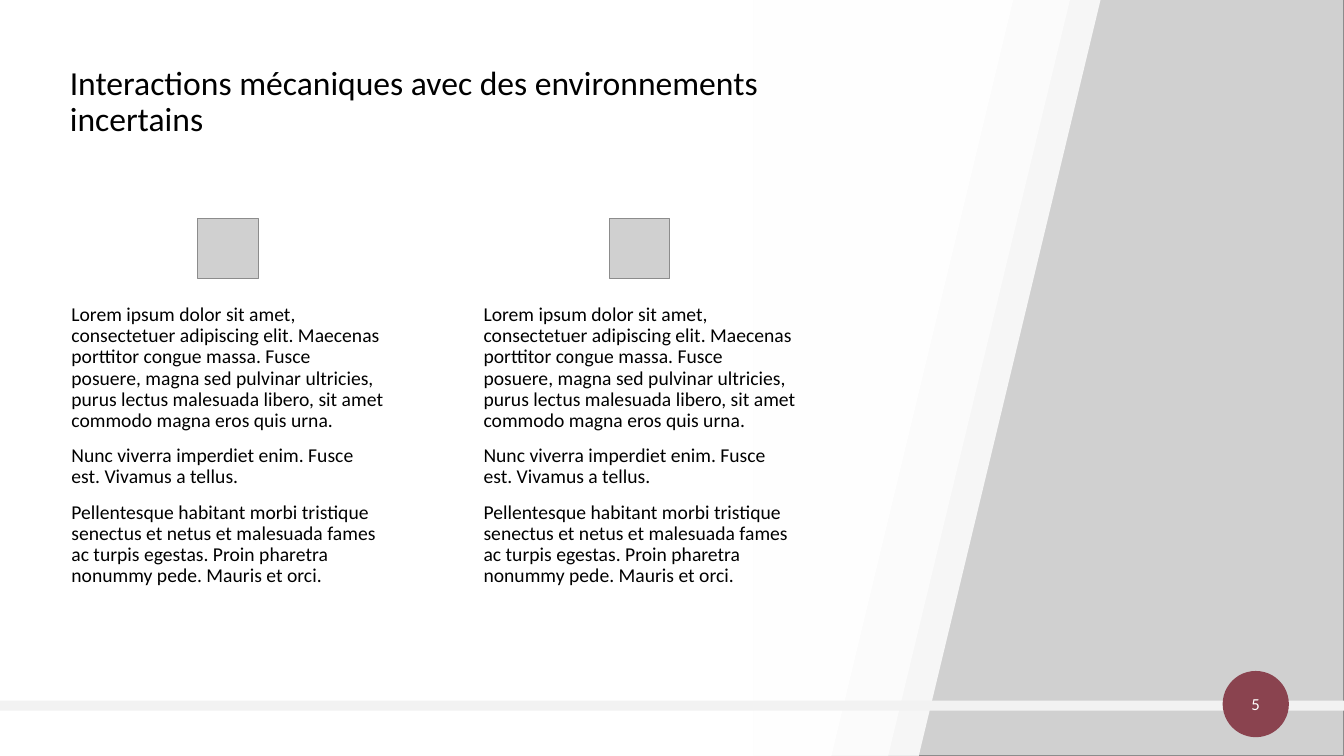
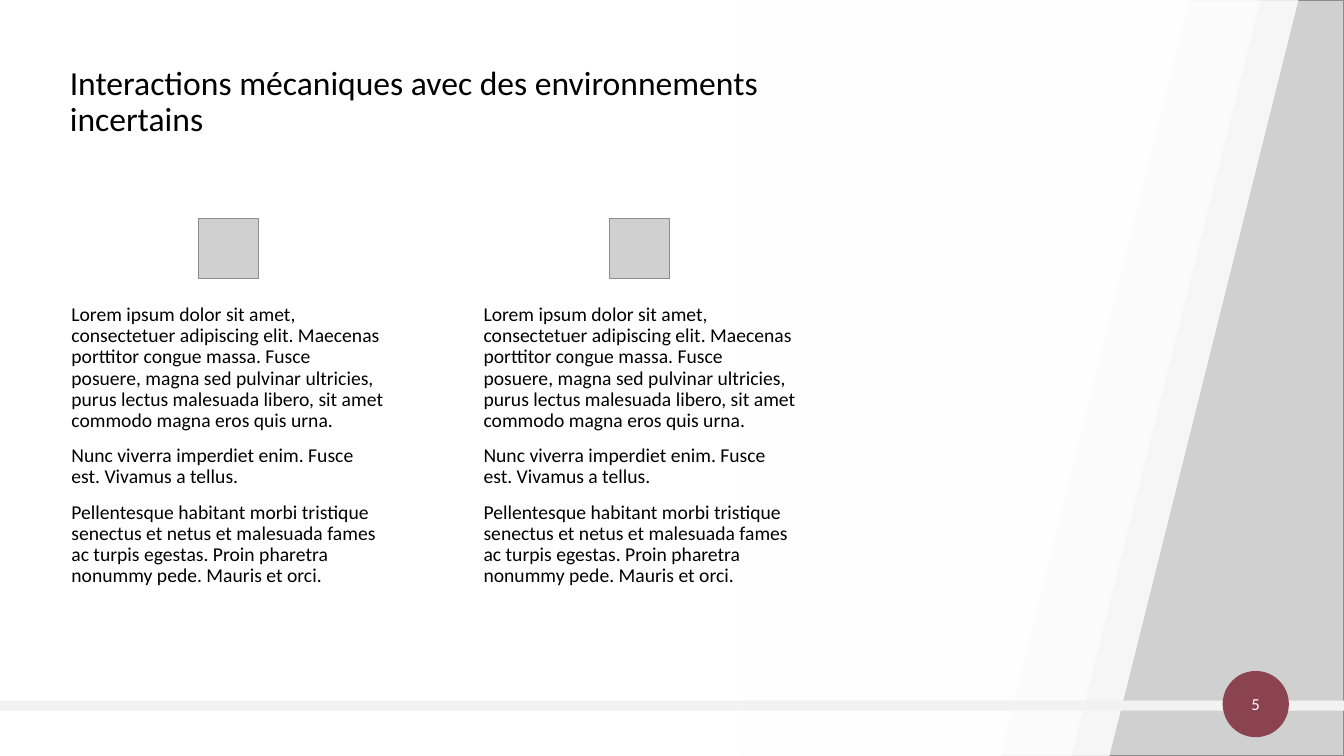
Before and after one commit to FortinoDiVinci/Thesis_report, a slide deck: slide 5 of Communication/FeDeV 2019/fedev_2019.pptx. Drawn at 1344x756 pixels with LibreOffice and Linux fonts; fonts in the diff are those of the drawing; grey boxes stand for pictures. Boxes give left, top, right and bottom in pixels: in the first picture for what was removed or moved away, otherwise in the second. Text is boxed around its words. In the diff, an @@ line names an element or a change of style, - is before the commit and + after.

```diff
--- a/Communication/FeDeV 2019/fedev_2019.pptx
+++ b/Communication/FeDeV 2019/fedev_2019.pptx
@@ parallelogram: place and size @@
-parallelogram at [286,0,1013,756]
+parallelogram at [286,0,1191,756]
@@ parallelogram: place and size @@
-parallelogram at [343,0,1070,756]
+parallelogram at [357,0,1261,756]
@@ parallelogram: place and size @@
-parallelogram at [373,0,1100,756]
+parallelogram at [394,0,1299,756]
@@ picture: place and size @@
-picture at [754,0,1344,756]
+picture at [740,0,1344,755]
```
Also in this commit, not shown: 3 other slides changed, 5 slides added, 4 slides removed, 6 other files.
